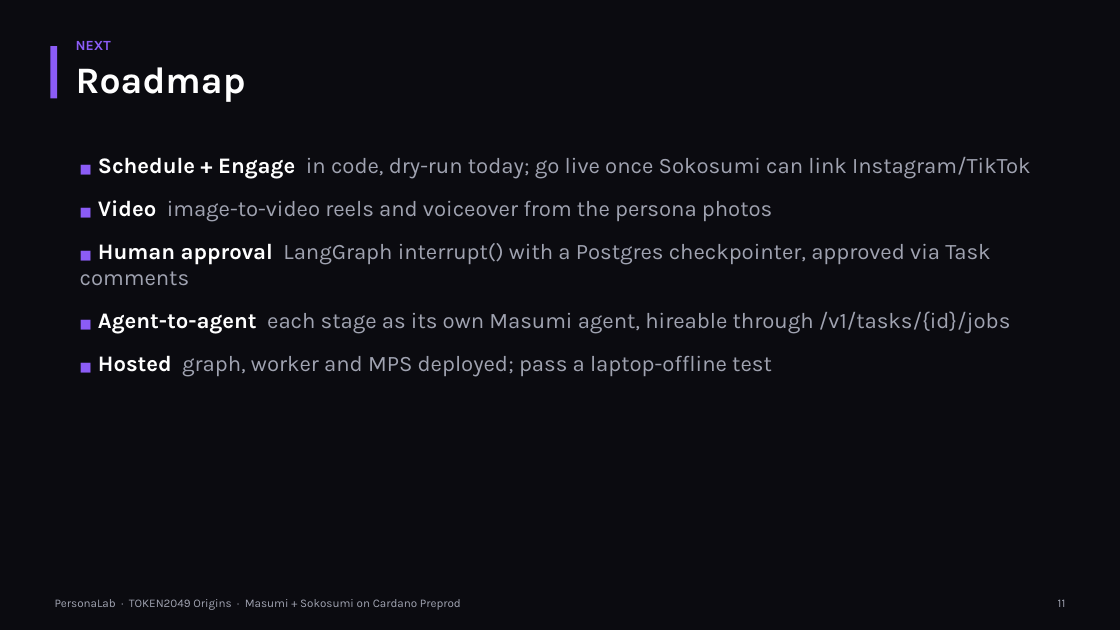
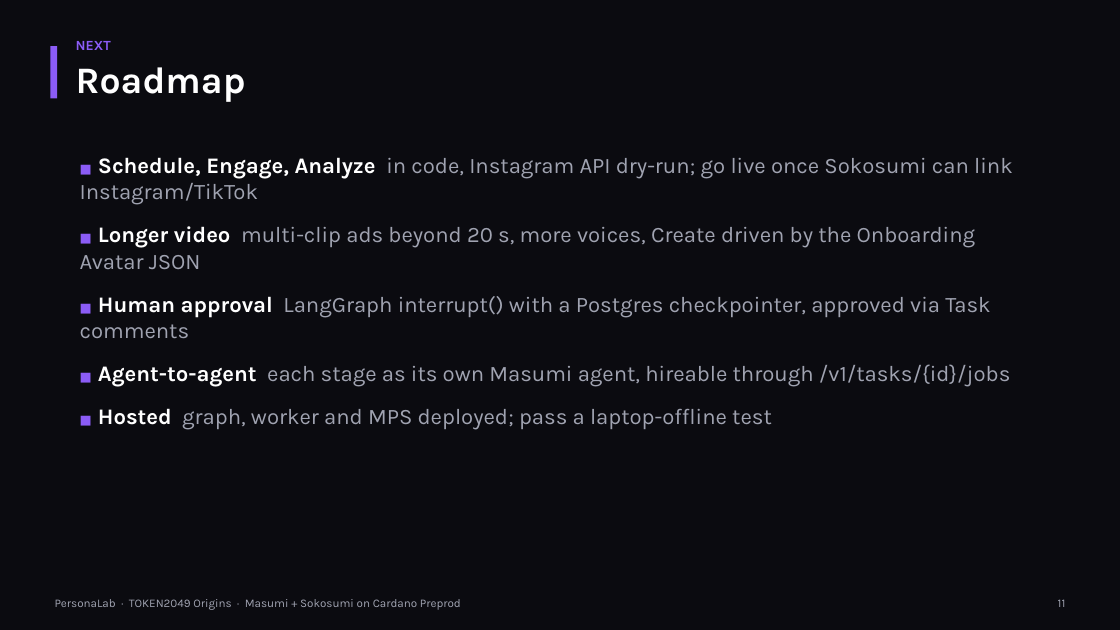
Before and after one commit to ixgnoy/Xlab, a slide deck: slide 11 of docs/deck/PersonaLab.pptx. Drawn at 1120x630 pixels with LibreOffice and Linux fonts; fonts in the diff are those of the drawing. Boxes give left, top, right and bottom in pixels: in the first picture for what was removed or moved away, otherwise in the second. Text is boxed around its words. In the diff, an @@ line names an element or a change of style, - is before the commit and + after.

```diff
--- a/docs/deck/PersonaLab.pptx
+++ b/docs/deck/PersonaLab.pptx
@@ text at <box>80,157,1013,269</box>: text changed @@
-■ Schedule + Engage in code, dry-run today; go live once Sokosumi can link Instagram/TikTok
-■ Video image-to-video reels and voiceover from the persona photos
+■ Schedule, Engage, Analyze in code, Instagram API dry-run; go live once Sokosumi can link Instagram/TikTok
+■ Longer video multi-clip ads beyond 20 s, more voices, Create driven by the Onboarding Avatar JSON
```
Also in this commit, not shown: 8 other slides changed, 6 other files.
